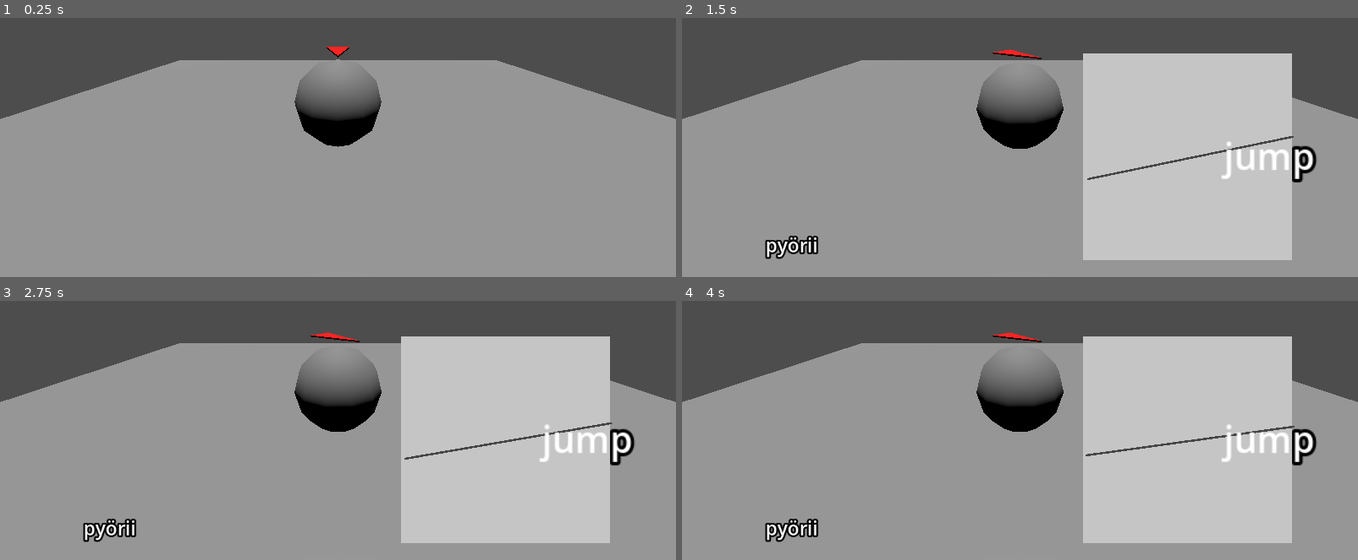
Above: before the commit, frames 1-4 (two rows, left to right).
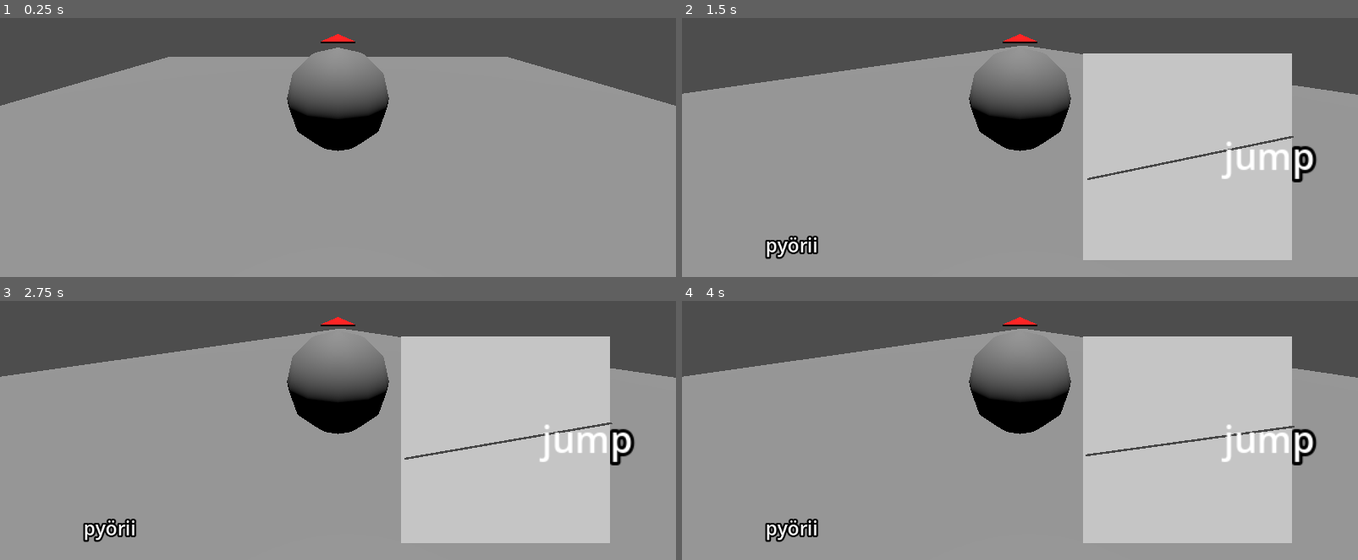
Above: after the commit, the same moments.

Repository: JaaskelainenL/tik-gamejam
Game: Godot game, scene res://scenes/game.tscn
Same seed, same stepped clock (60 frames per second), same inputs: the game is played once before the commit and once after it.
Inputs:
- Up to frame 1 (0.25 s): no input
- Up to frame 2 (1.5 s): tap Enter (ui_accept) at 0.5, 0.6, 0.77, 1.07, 1.35 s
- Up to frame 3 (2.75 s): tap Enter (ui_accept) at 1.52, 1.82, 2.1 s
- Up to frame 4 (4 s): tap Enter (ui_accept) at 2.85, 3.02, 3.32, 3.5, 3.6, 3.77 s

The runs differ from the first frame. In frame 1, 3.8% of the frame differs, in the area x 0-100%, y 6-52%; in frame 2, 3.9%; in frame 3, 3.9%; in frame 4, 3.9%.

Commit message:
camera follows player

Diff:
--- a/scenes/game.tscn
+++ b/scenes/game.tscn
@@ -10,8 +10,8 @@
 [node name="Pleijeri" parent="." instance=ExtResource("1_vryax")]
 transform = Transform3D(1, 0, 0, 0, 1, 0, 0, 0, 1, 0, 0.486619, 0)
 
-[node name="Camera3D" type="Camera3D" parent="."]
-transform = Transform3D(1, 0, 0, 0, 0.951819, 0.306659, 0, -0.306659, 0.951819, 0, 1.23482, 2.66095)
+[node name="Camera3D" type="Camera3D" parent="Pleijeri"]
+transform = Transform3D(-1, 2.687e-08, -8.3191e-08, 0, 0.951594, 0.307357, 8.74228e-08, 0.307357, -0.951594, 0, 0.847789, -2.27704)
 
 [node name="DirectionalLight3D" type="DirectionalLight3D" parent="."]
 transform = Transform3D(1, 0, 0, 0, 0.0119204, 0.999929, 0, -0.999929, 0.0119204, 0, 6.87773, 0)
--- a/scenes/player.gd
+++ b/scenes/player.gd
@@ -26,7 +26,7 @@
 					# This is how you add extra options to the roulette
 					#roulette_instance.get_node("rulettitausta/Sprite3D").add_option("test")
 
-					var camera_node = get_tree().root.get_node("Game/Camera3D")
+					var camera_node = get_tree().root.get_node("Game/Pleijeri/Camera3D")
 					if camera_node:
 						camera_node.add_child(roulette_instance)
 						roulette_instance.name = "Roulette"
